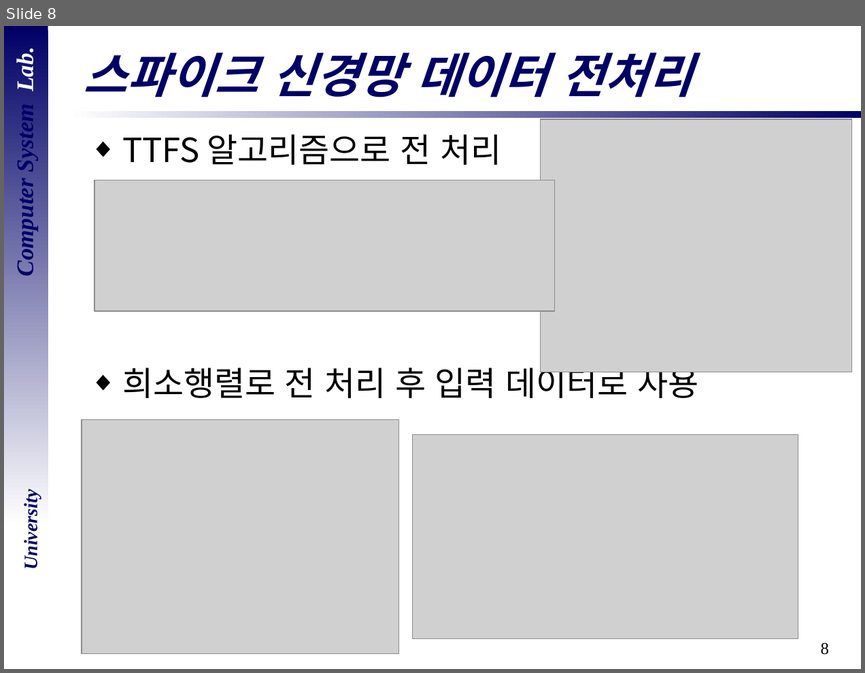
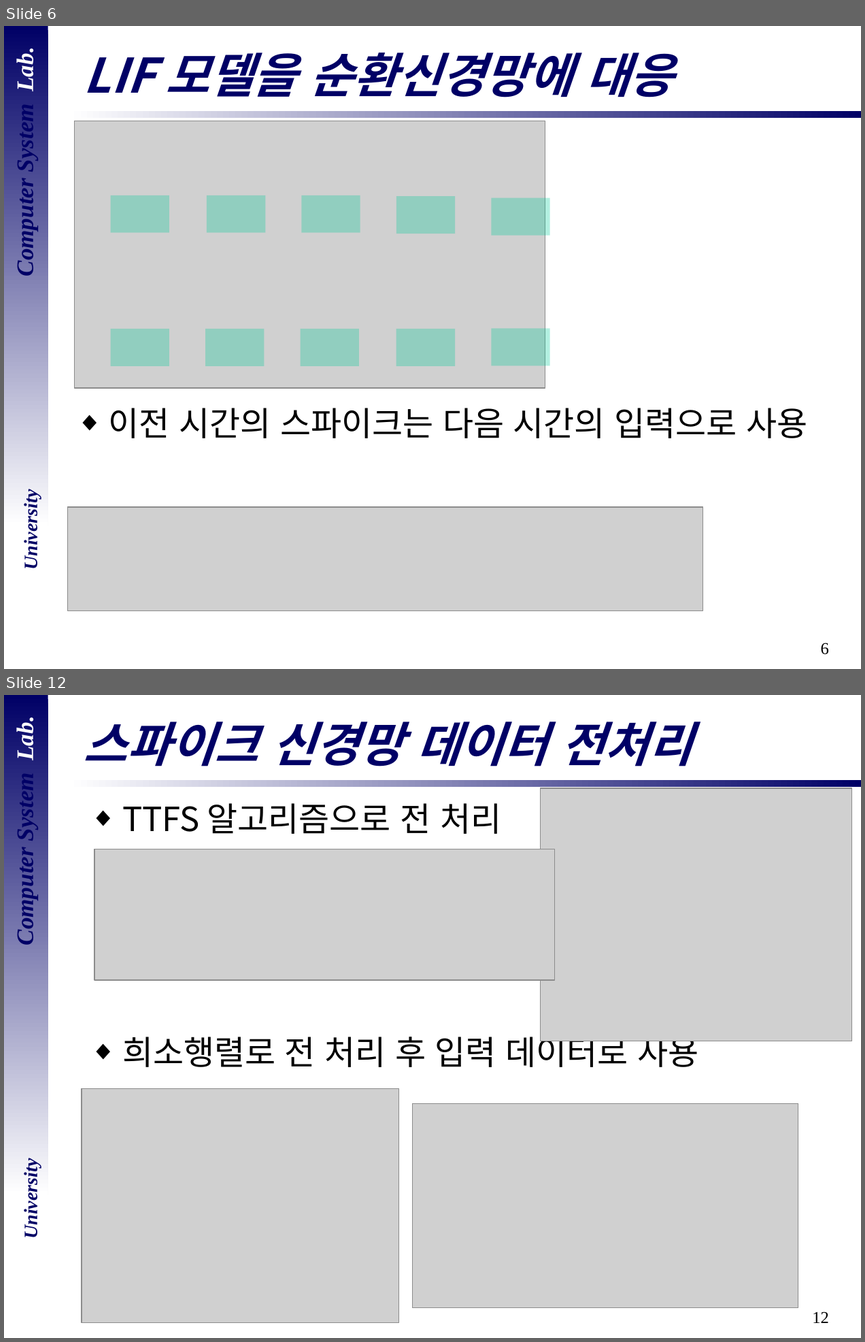
Before and after one commit to DevelopLee20/SNN, a slide deck: cs semina/졸업 논문 심사.pptx. Shown one above the other, each under a label of ours: slide 8 before the commit, slides 6 and 12 after it; the slides between them are not shown. The pictures are 865x673 and 865x1342 pixels, drawn with LibreOffice and Linux fonts; fonts in the diff are those of the drawing; grey boxes stand for pictures; background and template pictures are left out. Boxes give left, top, right and bottom in pixels: in the first picture for what was removed or moved away, otherwise in the second. Text is boxed around its words. In the diff, an @@ line names an element or a change of style, - is before the commit and + after.

```diff
--- a/cs semina/졸업 논문 심사.pptx
+++ b/cs semina/졸업 논문 심사.pptx
@@ slide 6 added at <box>4,26,861,669</box>, background #FFFFFF; not listed: 5 template elements that a slide beside it also shows @@
@@ title added at <box>84,53,673,97</box>, 40 pt, text #000066, bold, italic @@
+LIF 모델을 순환신경망에 대응
@@ picture added at <box>74,121,545,388</box> @@
@@ rectangle added at <box>110,195,169,233</box>, fill #00CC99 at 30% opacity @@
@@ rectangle added at <box>206,195,265,233</box>, fill #00CC99 at 30% opacity @@
@@ rectangle added at <box>301,195,360,233</box>, fill #00CC99 at 30% opacity @@
@@ rectangle added at <box>396,197,456,234</box>, fill #00CC99 at 30% opacity @@
@@ rectangle added at <box>491,198,550,236</box>, fill #00CC99 at 30% opacity @@
@@ rectangle added at <box>110,329,169,366</box>, fill #00CC99 at 30% opacity @@
@@ rectangle added at <box>205,329,264,366</box>, fill #00CC99 at 30% opacity @@
@@ rectangle added at <box>300,329,360,366</box>, fill #00CC99 at 30% opacity @@
@@ rectangle added at <box>396,329,456,366</box>, fill #00CC99 at 30% opacity @@
@@ rectangle added at <box>491,329,550,366</box>, fill #00CC99 at 30% opacity @@
@@ text added at <box>109,407,807,438</box>, 28 pt, text #000000 @@
+◆ 이전 시간의 스파이크는 다음 시간의 입력으로 사용
@@ picture added at <box>67,507,703,610</box> @@
@@ what was slide 8 is now slide 12 @@
@@ page number at <box>812,1311,829,1323</box>: text changed @@
-8
+12
```
Also in this commit, not shown: 8 slides changed, 16 other slides added, 1 slide removed.
